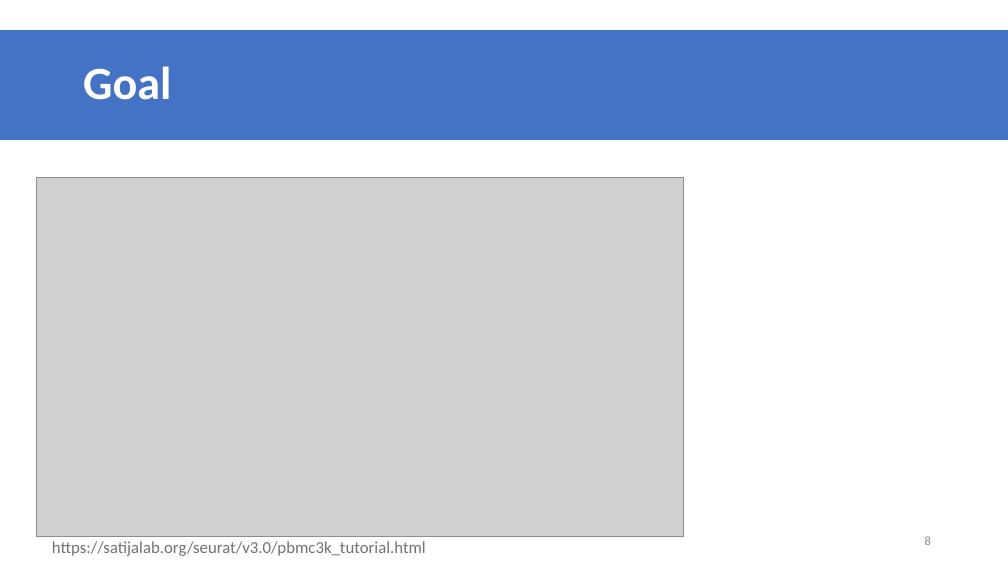
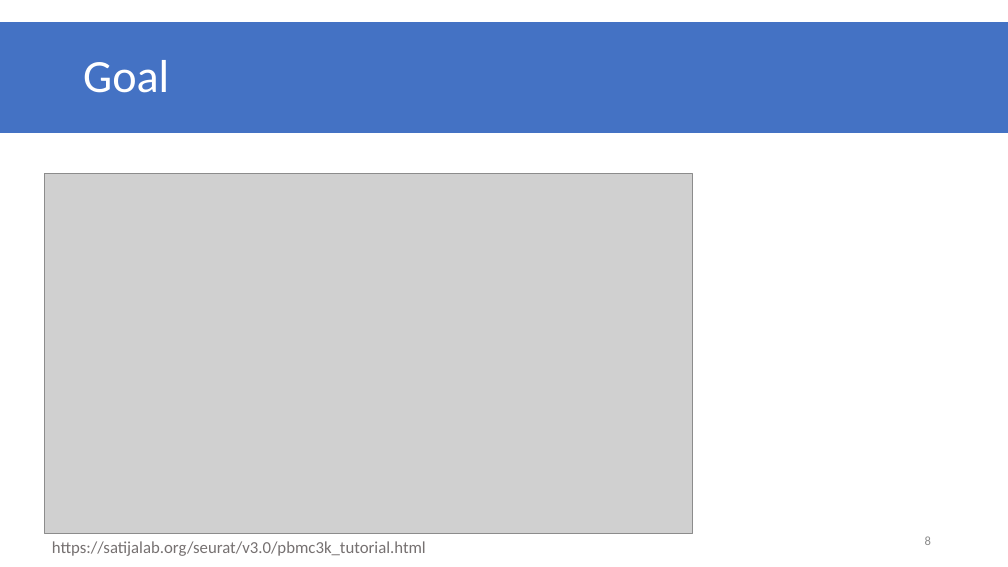
Before and after one commit to datascience-mobi/group-01-project-4-1, a slide deck: slide 8 of K-means clustering.pptx. Drawn at 1008x567 pixels with LibreOffice and Linux fonts; fonts in the diff are those of the drawing; grey boxes stand for pictures. Boxes give left, top, right and bottom in pixels: in the first picture for what was removed or moved away, otherwise in the second. Text is boxed around its words. In the diff, an @@ line names an element or a change of style, - is before the commit and + after.

```diff
--- a/K-means clustering.pptx
+++ b/K-means clustering.pptx
@@ title "Goal": place and size @@
-title "Goal" at [0, 30, 1008, 140]
+title "Goal" at [0, 23, 1008, 132]
@@ title "Goal" at [0, 23, 1008, 132]: bold off @@
@@ picture: place and size @@
-picture at [36, 177, 684, 537]
+picture at [45, 174, 693, 534]
```
Also in this commit, not shown: 6 other slides changed.
